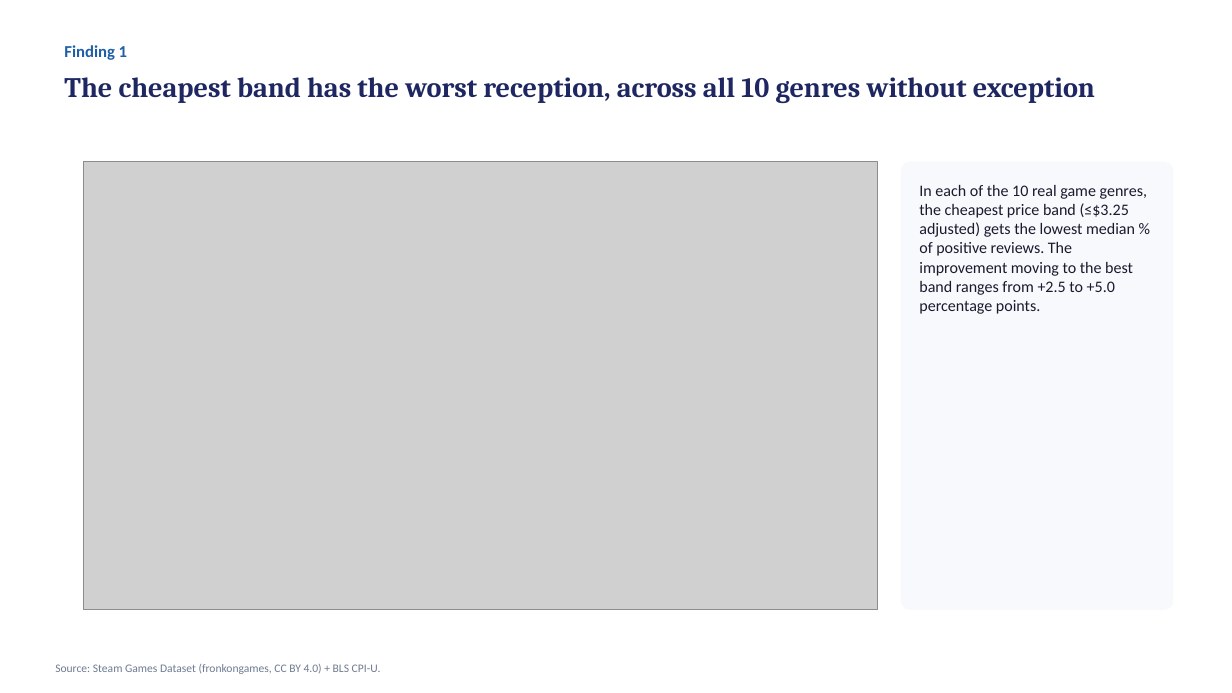
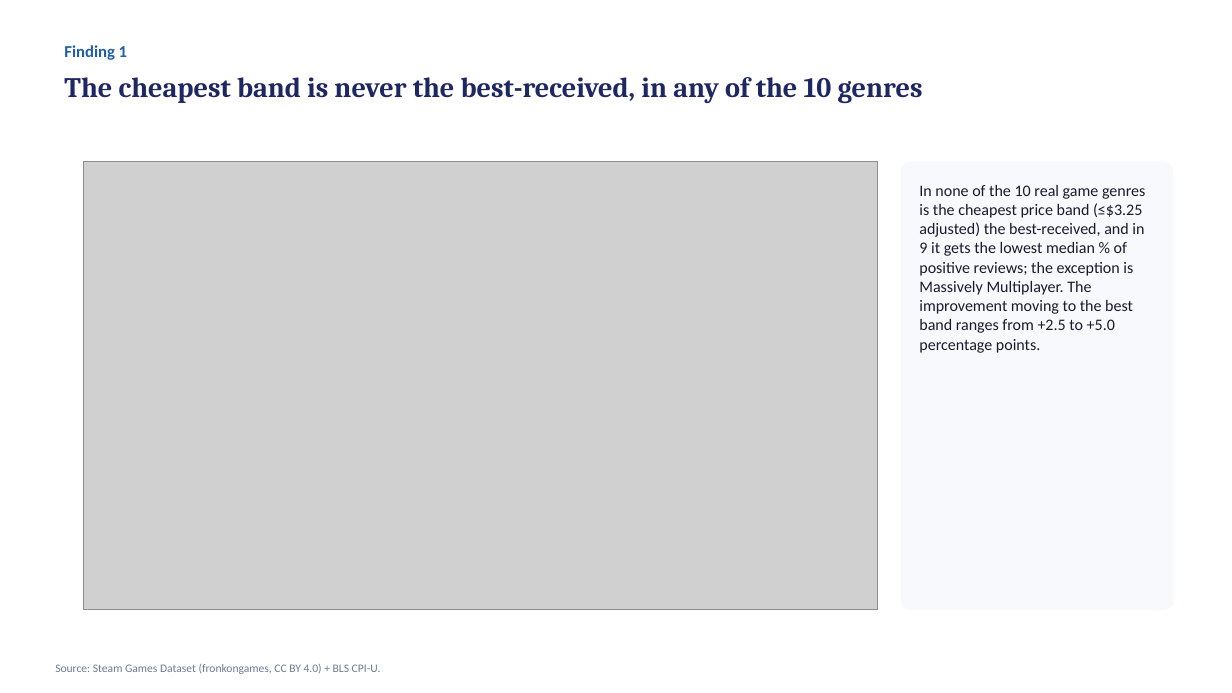
Before and after one commit to BobbyTarantino099/steam-price-reception, a slide deck: slide 4 of entregables/presentacion_fase5.pptx. Drawn at 1232x693 pixels with LibreOffice and Linux fonts; fonts in the diff are those of the drawing; grey boxes stand for pictures. Boxes give left, top, right and bottom in pixels: in the first picture for what was removed or moved away, otherwise in the second. Text is boxed around its words. In the diff, an @@ line names an element or a change of style, - is before the commit and + after.

```diff
--- a/entregables/presentacion_fase5.pptx
+++ b/entregables/presentacion_fase5.pptx
@@ text at <box>64,77,923,103</box>: text changed @@
-The cheapest band has the worst reception, across all 10 genres without exception
+The cheapest band is never the best-received, in any of the 10 genres
@@ text at <box>919,185,1145,353</box>: text changed @@
-In each of the 10 real game genres, the cheapest price band (≤$3.25 adjusted) gets the lowest median % of positive reviews. The improvement moving to the best band ranges from +2.5 to +5.0 percentage points.
+In none of the 10 real game genres is the cheapest price band (≤$3.25 adjusted) the best-received, and in 9 it gets the lowest median % of positive reviews; the exception is Massively Multiplayer. The improvement moving to the best band ranges from +2.5 to +5.0 percentage points.
```
Also in this commit, not shown: 2 other slides changed, 17 other files.
